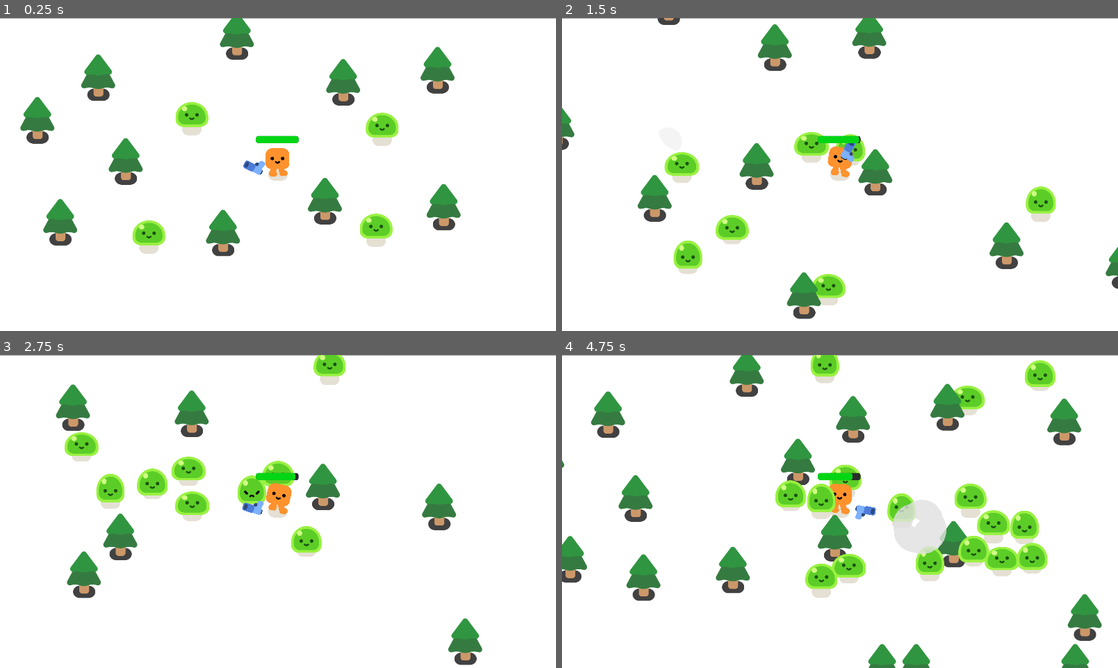
Above: before the commit, frames 1-4 (two rows, left to right).
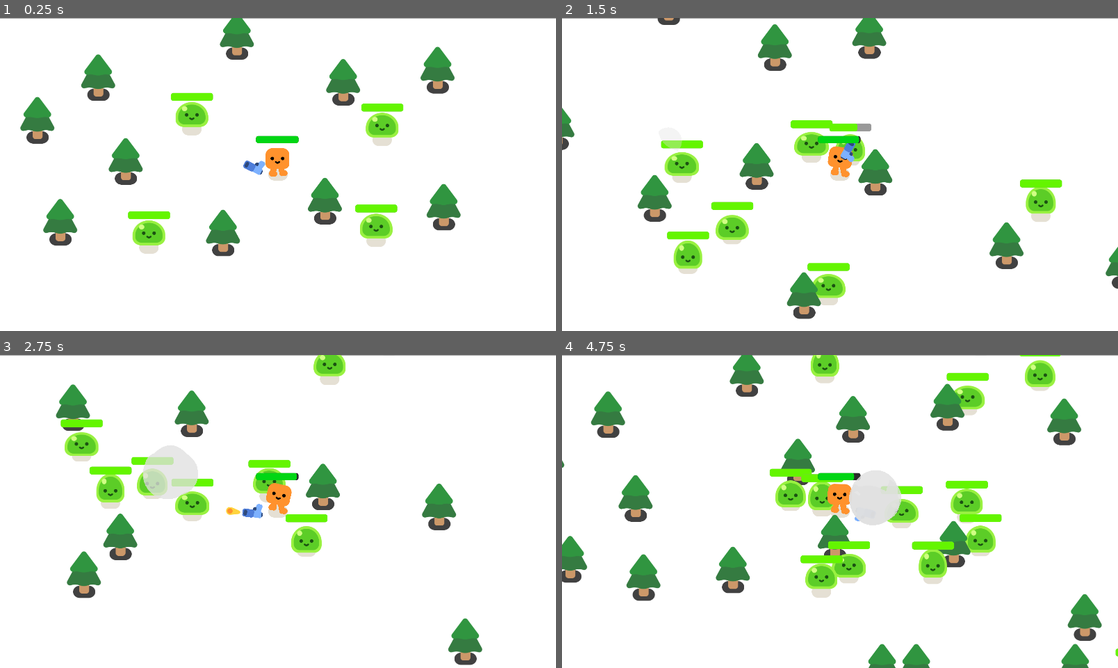
Above: after the commit, the same moments.

Repository: Jarah-Marshall/first_game
Game: Godot game, scene res://survivors_game.tscn
Same seed, same stepped clock (60 frames per second), same inputs: the game is played once before the commit and once after it.
Inputs:
- Up to frame 1 (0.25 s): no input
- Up to frame 2 (1.5 s): hold D (move_right) 0.53-1.28 s; hold S (move_down) from 1.28 s (still down)
- Up to frame 3 (2.75 s): release S (move_down) at 2.03 s; hold D (move_right) from 2.03 s (still down)
- Up to frame 4 (4.75 s): release D (move_right) at 2.78 s; hold W (move_up) 2.78-3.53 s; hold A (move_left) from 3.53 s (still down)

The runs differ from the first frame. In frame 1, 0.8% of the frame differs, in the area x 23-73%, y 23-65%; in frame 2, 1.4%; in frame 3, 2.5%; in frame 4, 7.2%, in the area x 37-100%, y 0-97%.

Commit message:
Added health bar to slimes and added sound effects for the gun, player, slime, and game over screen. Also did some bug fixes regarding slimes dying

Diff:
--- a/gun.gd
+++ b/gun.gd
@@ -1,4 +1,6 @@
 extends Area2D
+
+@onready var bullet_sound = $BulletSound
 
 func _physics_process(delta):
 	var enemies_in_range = get_overlapping_bodies()
@@ -28,6 +30,8 @@
 
 func _on_timer_timeout():
 	shoot()
+	bullet_sound.play()
 
 func _missle_on_timer_timeout():
 	shoot_missle()
+	bullet_sound.play()
--- a/gun.tscn
+++ b/gun.tscn
@@ -2,6 +2,7 @@
 
 [ext_resource type="Script" uid="uid://bpyfw0mh6bsnv" path="res://gun.gd" id="1_dk5gl"]
 [ext_resource type="Texture2D" uid="uid://coon1w77o334i" path="res://pistol/pistol.png" id="1_vk1bi"]
+[ext_resource type="AudioStream" uid="uid://bidvi0omsyao5" path="res://Attack.wav" id="3_kw0bs"]
 
 [sub_resource type="CircleShape2D" id="CircleShape2D_tx3ma"]
 radius = 519.078
@@ -38,5 +39,8 @@
 wait_time = 1.5
 autostart = true
 
+[node name="BulletSound" type="AudioStreamPlayer" parent="." unique_id=760175880]
+stream = ExtResource("3_kw0bs")
+
 [connection signal="timeout" from="Timer" to="." method="_on_timer_timeout"]
 [connection signal="timeout" from="Timer2" to="." method="_missle_on_timer_timeout"]
--- a/missle.tscn
+++ b/missle.tscn
@@ -4,7 +4,7 @@
 [ext_resource type="Texture2D" uid="uid://dolhmqjpblfpv" path="res://pistol/muzzle_flash/muzzle_flash.png" id="1_qpfid"]
 
 [sub_resource type="CircleShape2D" id="CircleShape2D_tx3ma"]
-radius = 31.016125
+radius = 39.0
 
 [node name="Missle" type="Area2D" unique_id=2140616886]
 top_level = true
@@ -13,9 +13,9 @@
 script = ExtResource("1_80cqr")
 
 [node name="MuzzleFlash" type="Sprite2D" parent="." unique_id=1242895216]
-position = Vector2(-11.000001, 0)
+position = Vector2(-12.91335, -1.0003523)
 rotation = 3.1375213
-scale = Vector2(2.524137, 2.1217725)
+scale = Vector2(3.1774864, 2.3735082)
 texture = ExtResource("1_qpfid")
 
 [node name="CollisionShape2D" type="CollisionShape2D" parent="." unique_id=451787494]
--- a/mob.gd
+++ b/mob.gd
@@ -3,6 +3,7 @@
 var health = 3
 
 @onready var player = get_node("/root/Game/Player")
+@onready var mob_damage = $MobDamage
 
 func _ready():
 	%Slime.play_walk()
@@ -14,9 +15,11 @@
 
 func take_damage():
 	health -= 1
+	%MobHealthbar.value = health
 	%Slime.play_hurt()
+	mob_damage.play()
 
-	if health == 0:
+	if health <= 0:
 		queue_free()
 
 		const SMOKE_SCENE = preload("res://smoke_explosion/smoke_explosion.tscn")
@@ -27,9 +30,11 @@
 
 func take_missle_damage():
 	health -= 3
+	%MobHealthbar.value = health
 	%Slime.play_hurt()
+	mob_damage.play()
 
-	if health == 0:
+	if health <= 0:
 		queue_free()
 
 	const SMOKE_SCENE = preload("res://smoke_explosion/smoke_explosion.tscn")
--- a/mob.tscn
+++ b/mob.tscn
@@ -2,9 +2,23 @@
 
 [ext_resource type="Script" uid="uid://d07l5xwryn2cx" path="res://mob.gd" id="1_nokgg"]
 [ext_resource type="PackedScene" uid="uid://ogik4s70pgwl" path="res://characters/slime/slime.tscn" id="2_ubaqv"]
+[ext_resource type="AudioStream" uid="uid://b8cjhu83muxs3" path="res://Damage.wav" id="3_ubaqv"]
 
 [sub_resource type="CircleShape2D" id="CircleShape2D_tx3ma"]
 radius = 52.009613
+
+[sub_resource type="StyleBoxFlat" id="StyleBoxFlat_nokgg"]
+corner_radius_top_left = 8
+corner_radius_top_right = 8
+corner_radius_bottom_right = 8
+corner_radius_bottom_left = 8
+
+[sub_resource type="StyleBoxFlat" id="StyleBoxFlat_ubaqv"]
+bg_color = Color(0.39215687, 0.9607843, 0, 1)
+corner_radius_top_left = 8
+corner_radius_top_right = 8
+corner_radius_bottom_right = 8
+corner_radius_bottom_left = 8
 
 [node name="Mob" type="CharacterBody2D" unique_id=1574020910]
 collision_layer = 2
@@ -17,3 +31,18 @@
 [node name="CollisionShape2D" type="CollisionShape2D" parent="." unique_id=1380190488]
 position = Vector2(0, -30)
 shape = SubResource("CircleShape2D_tx3ma")
+
+[node name="MobHealthbar" type="ProgressBar" parent="." unique_id=1003508242]
+unique_name_in_owner = true
+offset_left = -72.0
+offset_top = -125.0
+offset_right = 73.0
+offset_bottom = -98.0
+theme_override_styles/background = SubResource("StyleBoxFlat_nokgg")
+theme_override_styles/fill = SubResource("StyleBoxFlat_ubaqv")
+max_value = 3.0
+value = 3.0
+show_percentage = false
+
+[node name="MobDamage" type="AudioStreamPlayer" parent="." unique_id=1118639043]
+stream = ExtResource("3_ubaqv")
--- a/player.gd
+++ b/player.gd
@@ -2,6 +2,7 @@
 
 signal health_depleted
 
+@onready var player_damage = $PlayerDamage
 var health = 100.0
 
 func _physics_process(delta):
@@ -21,5 +22,7 @@
 	if overlapping_mobs.size() > 0:
 		health -= DAMAGE_RATE * overlapping_mobs.size() * delta
 		%ProgressBar.value = health
+		player_damage.play()
+
 		if health <= 0.0:
 			health_depleted.emit()
--- a/player.tscn
+++ b/player.tscn
@@ -3,6 +3,7 @@
 [ext_resource type="PackedScene" uid="uid://pbmyh1qru7p" path="res://characters/happy_boo/happy_boo.tscn" id="1_4flbx"]
 [ext_resource type="Script" uid="uid://yh2ao5or56lq" path="res://player.gd" id="1_onrkg"]
 [ext_resource type="PackedScene" uid="uid://du5i8r7jdycua" path="res://gun.tscn" id="3_i3pqv"]
+[ext_resource type="AudioStream" uid="uid://c6tun5otkjms" path="res://Arrow Hit.wav" id="4_hqtel"]
 
 [sub_resource type="CircleShape2D" id="CircleShape2D_tx3ma"]
 radius = 27.018513
@@ -55,3 +56,6 @@
 show_percentage = false
 
 [node name="Camera2D" type="Camera2D" parent="." unique_id=456498881]
+
+[node name="PlayerDamage" type="AudioStreamPlayer" parent="." unique_id=1518877891]
+stream = ExtResource("4_hqtel")
--- a/survivors_game.gd
+++ b/survivors_game.gd
@@ -1,5 +1,6 @@
 extends Node2D
 
+@onready var game_over = $GameOverSound
 
 func spawn_mob():
 	var new_mob = preload("res://mob.tscn").instantiate()
@@ -22,3 +23,4 @@
 func _on_player_health_depleted():
 	%GameOver.visible = true
 	get_tree().paused = true
+	game_over.play()
--- a/survivors_game.tscn
+++ b/survivors_game.tscn
@@ -4,6 +4,7 @@
 [ext_resource type="PackedScene" uid="uid://c1sx7bic4uhdj" path="res://player.tscn" id="1_y3pti"]
 [ext_resource type="PackedScene" uid="uid://y38gte5o0xf8" path="res://mob.tscn" id="2_l26od"]
 [ext_resource type="PackedScene" uid="uid://dq3r015sr1uql" path="res://pine_tree.tscn" id="2_y3pti"]
+[ext_resource type="AudioStream" uid="uid://c3cbjg04bqums" path="res://Fail.wav" id="5_7jj1j"]
 
 [sub_resource type="Curve2D" id="Curve2D_qqaft"]
 _data = {
@@ -126,5 +127,8 @@
 theme_override_font_sizes/font_size = 65
 text = "GAME OVER"
 
+[node name="GameOverSound" type="AudioStreamPlayer" parent="." unique_id=47286440]
+stream = ExtResource("5_7jj1j")
+
 [connection signal="health_depleted" from="Player" to="." method="_on_player_health_depleted"]
 [connection signal="timeout" from="Timer" to="." method="_on_timer_timeout"]
Not shown, added: Arrow Hit.wav.import
Not shown, added: Attack.wav.import
Not shown, added: Damage.wav.import
Not shown, added: Fail.wav.import
Not shown, added: Arrow Hit.wav
Not shown, added: Attack.wav
Not shown, added: Damage.wav
Not shown, added: Fail.wav
Not shown, changed: README.md
